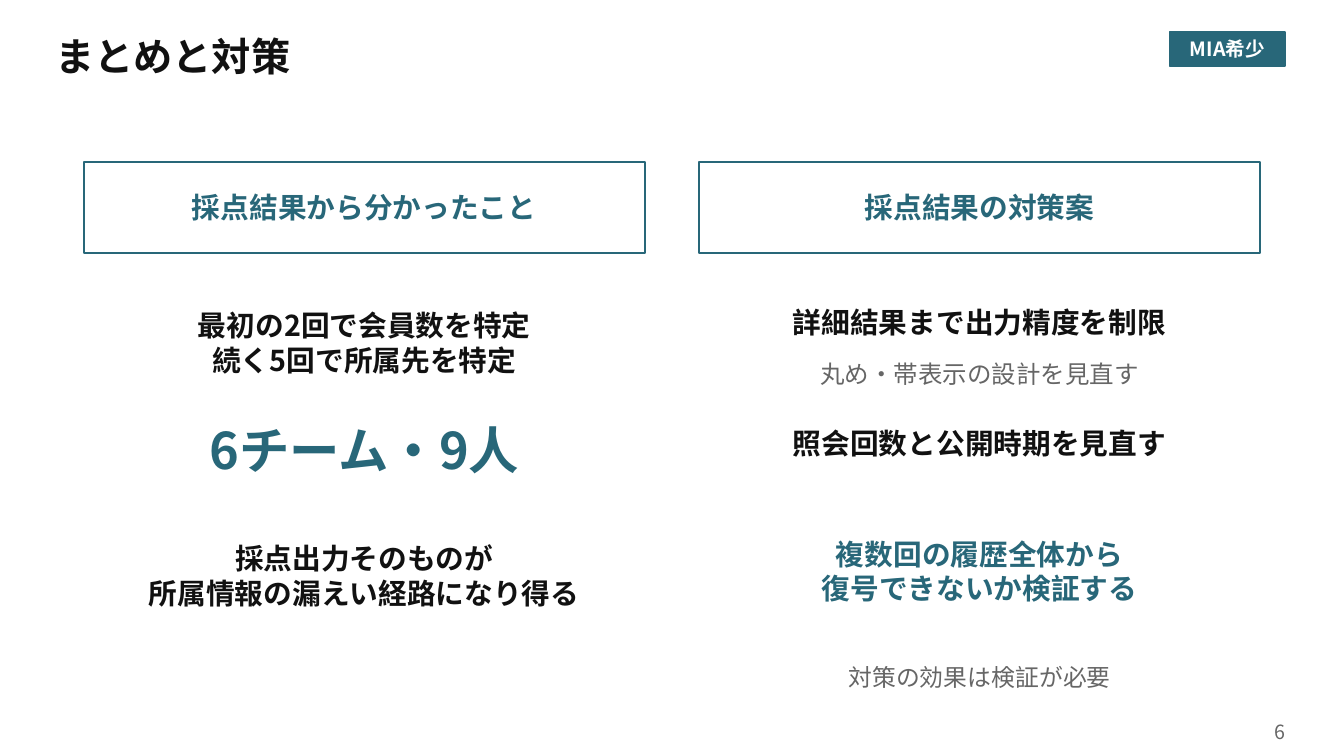
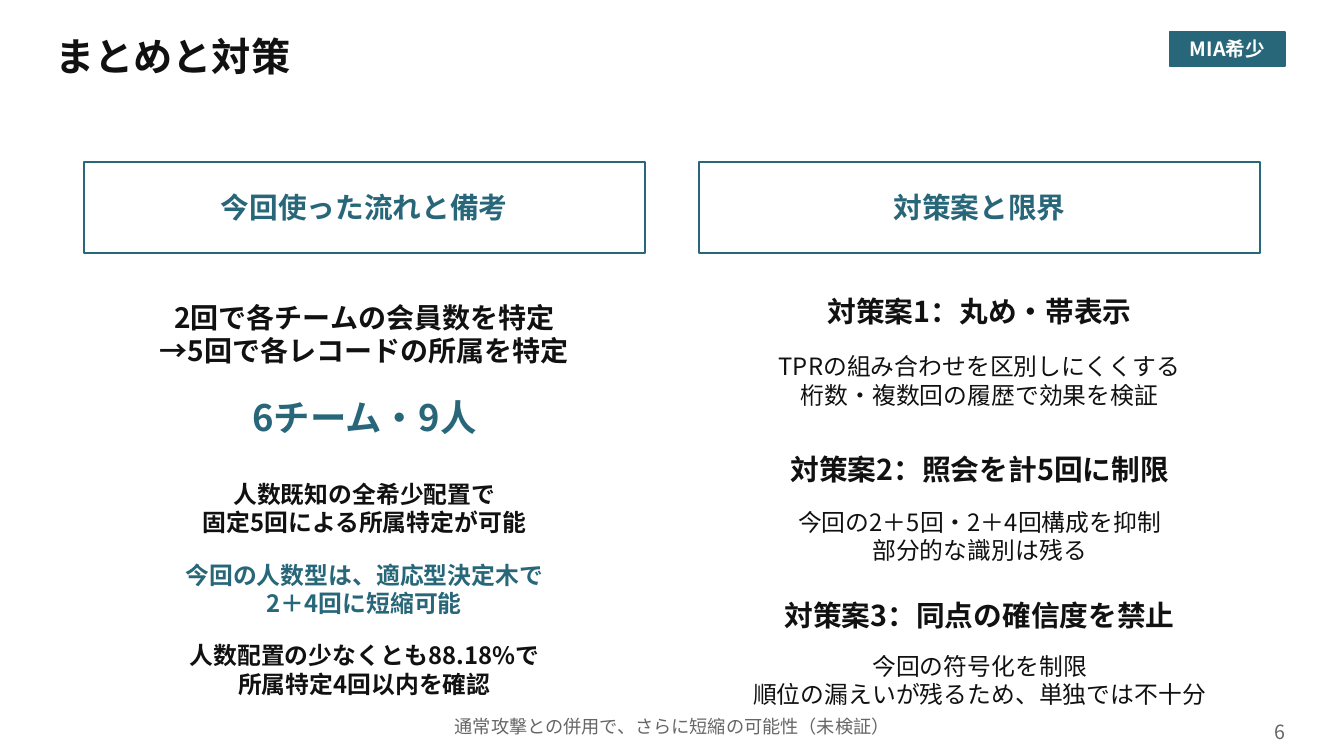
Before and after one commit to smsaku00/pwscup2026-sutehaji, a slide deck: slide 6 of 発表資料/Tashiro/MIA希少_Tashiro.pptx. Drawn at 1344x756 pixels with LibreOffice and Linux fonts; fonts in the diff are those of the drawing. Boxes give left, top, right and bottom in pixels: in the first picture for what was removed or moved away, otherwise in the second. Text is boxed around its words. In the diff, an @@ line names an element or a change of style, - is before the commit and + after.

Commit message:
MIA希少のスライドを更新しA2縦ポスターを追加

```diff
--- a/発表資料/Tashiro/MIA希少_Tashiro.pptx
+++ b/発表資料/Tashiro/MIA希少_Tashiro.pptx
@@ text in rectangle at (x1=221, y1=193, x2=508, y2=221): text changed @@
-採点結果から分かったこと
+今回使った流れと備考
@@ text in rectangle at (x1=893, y1=193, x2=1065, y2=221): text changed @@
-採点結果の対策案
+対策案と限界
@@ text at (x1=828, y1=297, x2=1132, y2=325): text changed; size 17.5 to 20.5 pt; text colour #666666 to #111111; bold on @@
-丸め・帯表示の設計を見直す
+対策案1：丸め・帯表示
@@ text added at (x1=160, y1=304, x2=569, y2=364), 20 pt, text #111111, bold @@
+2回で各チームの会員数を特定
+→5回で各レコードの所属を特定
@@ text removed at (x1=198, y1=311, x2=531, y2=374) @@
-最初の2回で会員数を特定
-続く5回で所属先を特定
@@ text removed at (x1=793, y1=308, x2=1166, y2=336) @@
-詳細結果まで出力精度を制限
@@ text added at (x1=779, y1=355, x2=1181, y2=406), 17 pt, text #111111 @@
+TPRの組み合わせを区別しにくくする
+桁数・複数回の履歴で効果を検証
@@ text "6チーム・9人" moved from (x1=209, y1=426, x2=519, y2=474) to (x1=252, y1=400, x2=476, y2=434) @@
@@ text "6チーム・9人" at (x1=252, y1=400, x2=476, y2=434): size 36 to 26 pt @@
@@ text at (x1=790, y1=455, x2=1169, y2=483): text changed @@
-照会回数と公開時期を見直す
+対策案2：照会を計5回に制限
@@ text added at (x1=203, y1=482, x2=526, y2=534), 17 pt, text #111111, bold @@
+人数既知の全希少配置で
+固定5回による所属特定が可能
@@ text added at (x1=798, y1=511, x2=1161, y2=561), 17 pt, text #111111 @@
+今回の2＋5回・2＋4回構成を抑制
+部分的な識別は残る
@@ text removed at (x1=149, y1=544, x2=579, y2=607) @@
-採点出力そのものが
-所属情報の漏えい経路になり得る
@@ text added at (x1=185, y1=563, x2=543, y2=614), 17 pt, text #286779, bold @@
+今回の人数型は、適応型決定木で
+2＋4回に短縮可能
@@ text removed at (x1=822, y1=540, x2=1138, y2=602) @@
-複数回の履歴全体から
-復号できないか検証する
@@ text added at (x1=784, y1=601, x2=1174, y2=629), 20.5 pt, text #111111, bold @@
+対策案3：同点の確信度を禁止
@@ text added at (x1=190, y1=643, x2=539, y2=696), 17 pt, text #111111, bold @@
+人数配置の少なくとも88.18%で
+所属特定4回以内を確認
@@ text added at (x1=753, y1=655, x2=1206, y2=705), 17 pt, text #111111 @@
+今回の符号化を制限
+順位の漏えいが残るため、単独では不十分
@@ text removed at (x1=848, y1=666, x2=1110, y2=688) @@
-対策の効果は検証が必要
@@ text added at (x1=455, y1=717, x2=890, y2=735), 13 pt, text #666666 @@
+通常攻撃との併用で、さらに短縮の可能性（未検証）
```
Also in this commit, not shown: 3 other slides changed, 3 other files.
